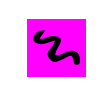
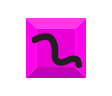
Layered file, before and after one edit (112x96). Changes by layer:
painted on "Vector Smart Object" (1st of 2) over box(27, 19, 86, 77)
added layer "Vector Smart Object" (2nd of 2) (multiply) over box(26, 18, 86, 78)
